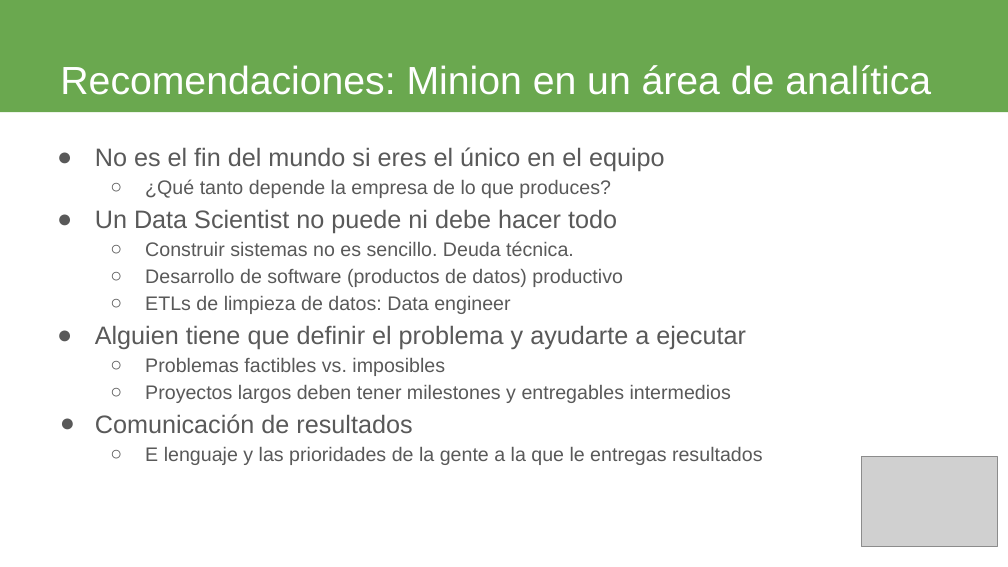
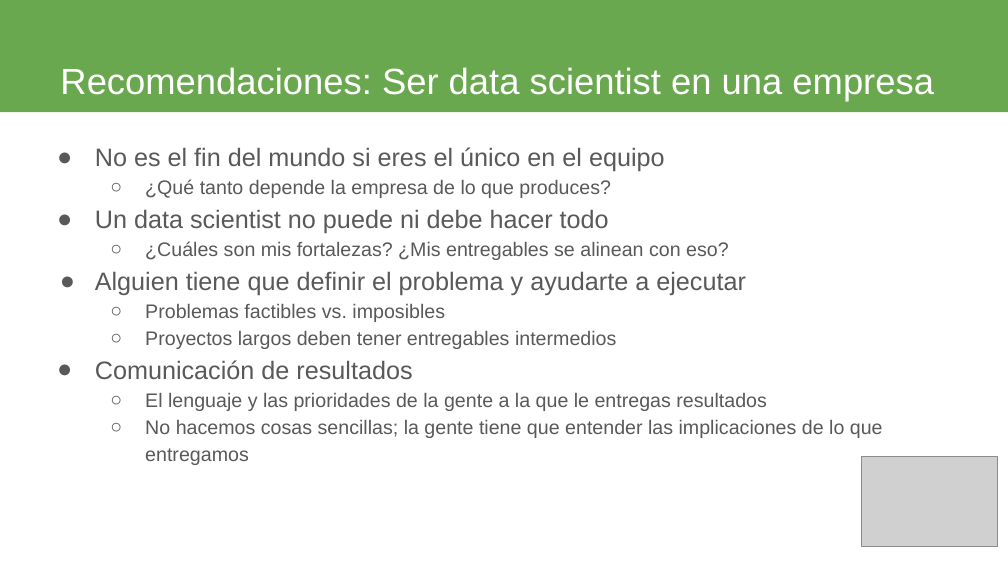
Before and after one commit to jbarbosat/mis-desmadres, a slide deck: slide 15 of presentaciones/wids-2019/presentacion.odp (slide 12 before the commit). Drawn at 1008x567 pixels with LibreOffice and Linux fonts; fonts in the diff are those of the drawing; grey boxes stand for pictures. Boxes give left, top, right and bottom in pixels: in the first picture for what was removed or moved away, otherwise in the second. Text is boxed around its words. In the diff, an @@ line names an element or a change of style, - is before the commit and + after.

```diff
--- a/presentaciones/wids-2019/presentacion.odp
+++ b/presentaciones/wids-2019/presentacion.odp
@@ title at (60, 67, 934, 102): text changed; size 28 to 26 pt @@
-Recomendaciones: Minion en un área de analítica
+Recomendaciones: Ser data scientist en una empresa
@@ text at (95, 209, 729, 260): text changed @@
-● Un Data Scientist no puede ni debe hacer todo
-  ○ Construir sistemas no es sencillo. Deuda técnica.
-  ○ Desarrollo de software (productos de datos) productivo
-  ○ ETLs de limpieza de datos: Data engineer
+● Un data scientist no puede ni debe hacer todo
+  ○ ¿Cuáles son mis fortalezas? ¿Mis entregables se alinean con eso?
@@ text at (95, 271, 746, 379): indent changed @@
@@ text at (145, 331, 616, 349): text changed @@
-  ○ Proyectos largos deben tener milestones y entregables intermedios
+  ○ Proyectos largos deben tener entregables intermedios
@@ text at (145, 393, 883, 465): text changed @@
-  ○ E lenguaje y las prioridades de la gente a la que le entregas resultados
+  ○ El lenguaje y las prioridades de la gente a la que le entregas resultados
+  ○ No hacemos cosas sencillas; la gente tiene que entender las implicaciones de lo que entregamos
```
Also in this commit, not shown: 8 other slides changed, 8 slides added, 3 slides removed.
